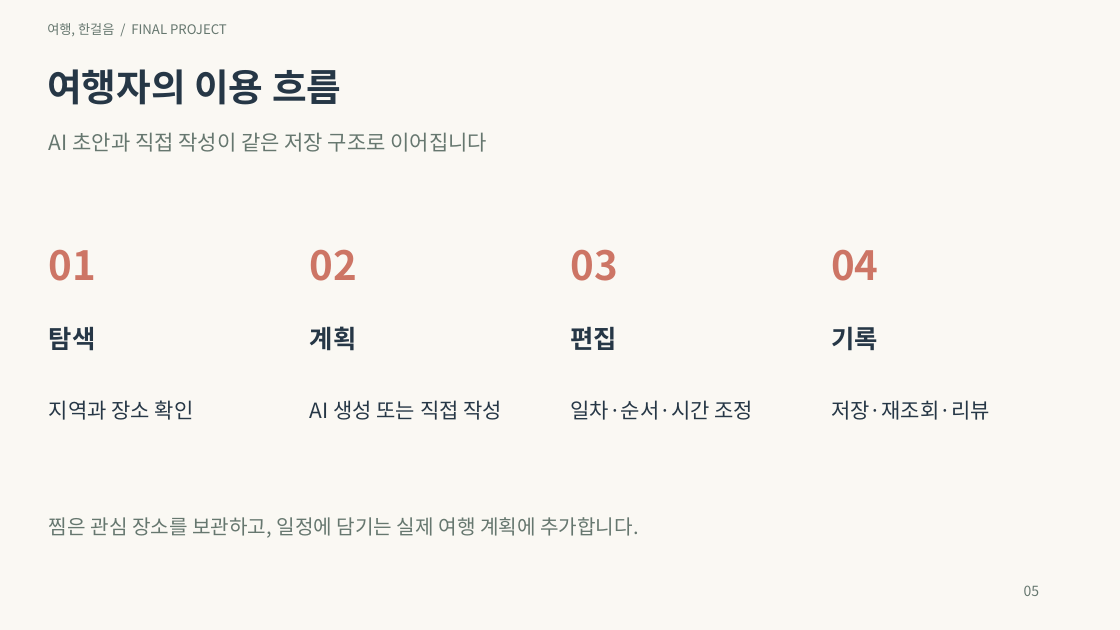
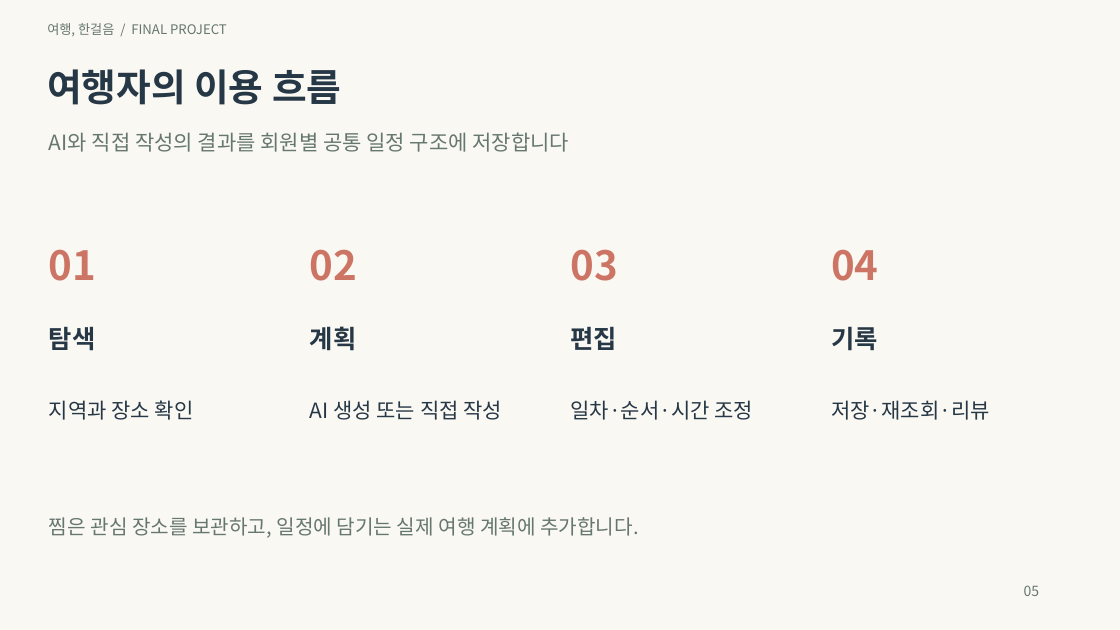
Before and after one commit to inyoung7-lab/AI-Travel-Planner, a slide deck: slide 5 of deliverables/final-project-20261025/04_프로젝트_기획발표.pptx. Drawn at 1120x630 pixels with LibreOffice and Linux fonts; fonts in the diff are those of the drawing. Boxes give left, top, right and bottom in pixels: in the first picture for what was removed or moved away, otherwise in the second. Text is boxed around its words. In the diff, an @@ line names an element or a change of style, - is before the commit and + after.

```diff
--- a/deliverables/final-project-20261025/04_프로젝트_기획발표.pptx
+++ b/deliverables/final-project-20261025/04_프로젝트_기획발표.pptx
@@ text at (49, 132, 570, 152): text changed @@
-AI 초안과 직접 작성이 같은 저장 구조로 이어집니다
+AI와 직접 작성의 결과를 회원별 공통 일정 구조에 저장합니다
```
Also in this commit, not shown: 14 other slides changed, 1 slide added, 1 slide removed, 6 other files.
